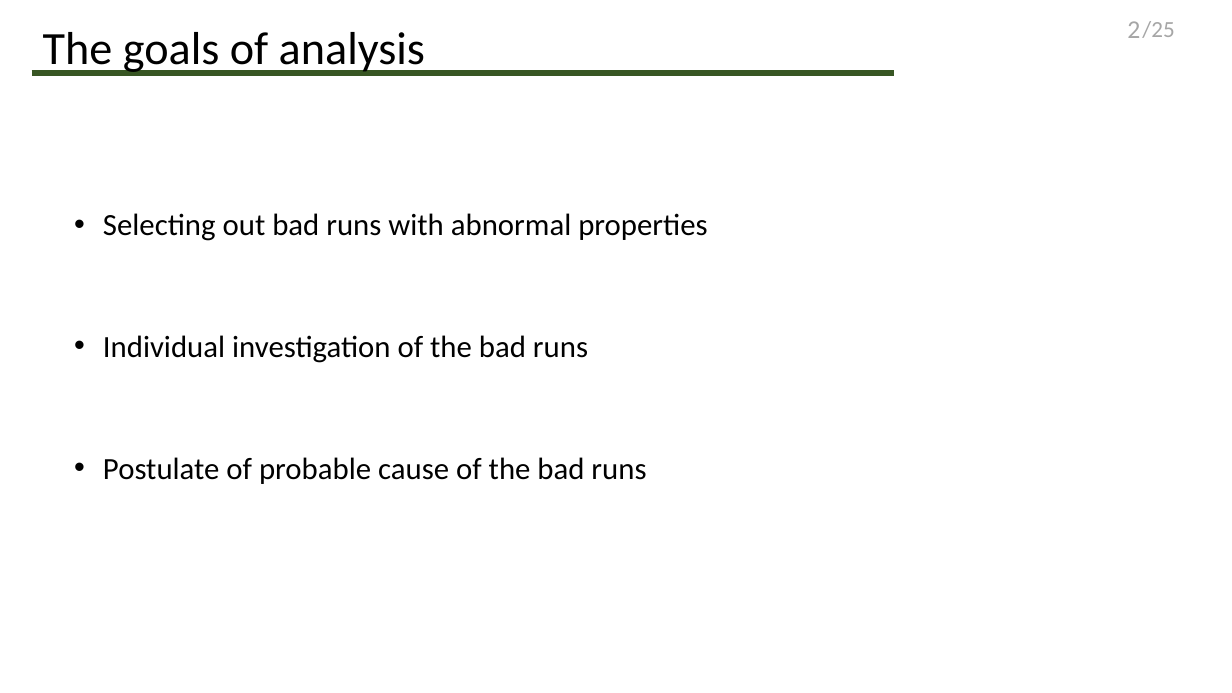
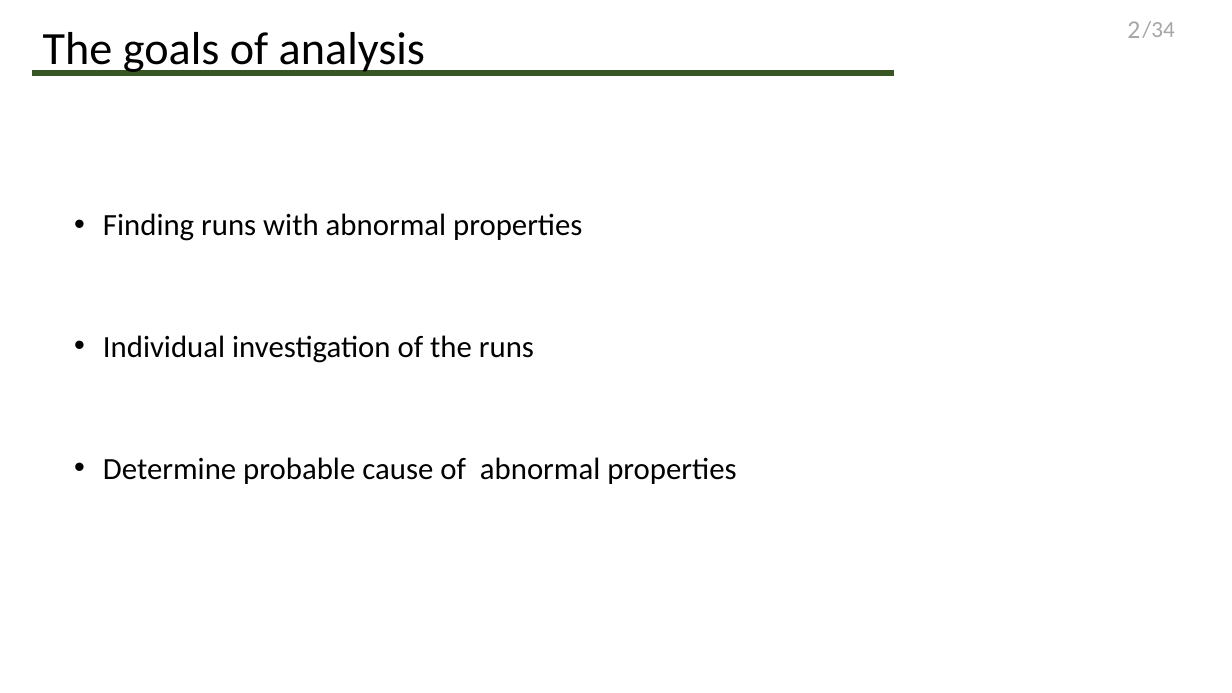
Before and after one commit to Edwin96wang/CompassIntern, a slide deck: slide 2 of presentation/Final pre/talk.pptx. Drawn at 1232x693 pixels with LibreOffice and Linux fonts; fonts in the diff are those of the drawing. Boxes give left, top, right and bottom in pixels: in the first picture for what was removed or moved away, otherwise in the second. Text is boxed around its words. In the diff, an @@ line names an element or a change of style, - is before the commit and + after.

```diff
--- a/presentation/Final pre/talk.pptx
+++ b/presentation/Final pre/talk.pptx
@@ text at [1142, 21, 1174, 38]: text changed @@
-/25
+/34
@@ text at [103, 213, 736, 484]: text changed @@
-• Selecting out bad runs with abnormal properties
-• Individual investigation of the bad runs
-• Postulate of probable cause of the bad runs
+• Finding runs with abnormal properties
+• Individual investigation of the runs
+• Determine probable cause of abnormal properties
```
Also in this commit, not shown: 32 other slides changed, 5 slides added, 3 other files.
